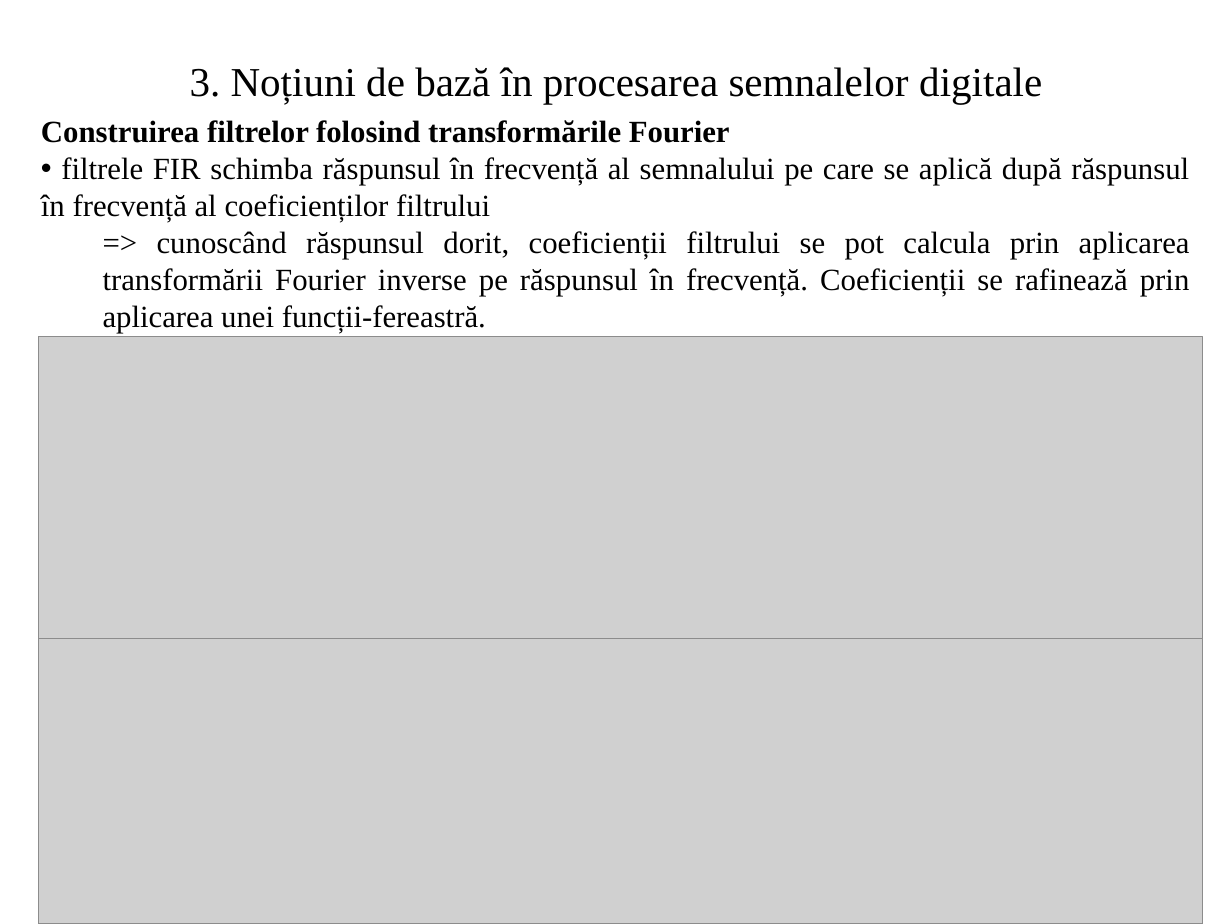
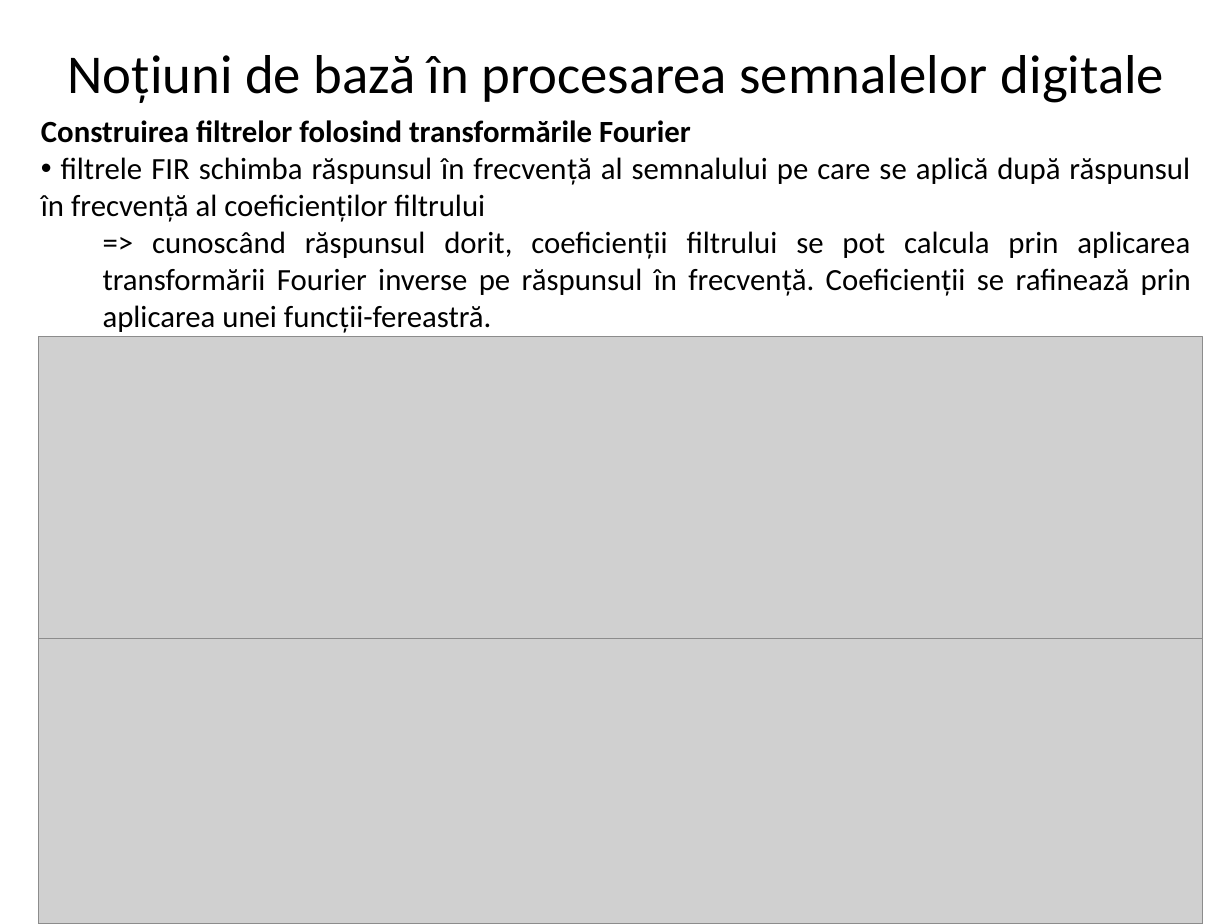
Before and after one commit to DrimbaAlexandru/Discuri, a slide deck: slide 8 of docs/Prezentare.pptx. Drawn at 1232x924 pixels with LibreOffice and Linux fonts; fonts in the diff are those of the drawing; grey boxes stand for pictures. Boxes give left, top, right and bottom in pixels: in the first picture for what was removed or moved away, otherwise in the second. Text is boxed around its words. In the diff, an @@ line names an element or a change of style, - is before the commit and + after.

```diff
--- a/docs/Prezentare.pptx
+++ b/docs/Prezentare.pptx
@@ text at [67, 55, 1164, 103]: text changed; size 24 to 32 pt; font Times New Roman to Calibri @@
-3. Noțiuni de bază în procesarea semnalelor digitale
+Noțiuni de bază în procesarea semnalelor digitale
@@ text "Construirea filtrelor folosind transformările Fourier" at [41, 120, 1191, 333]: font Times New Roman to Calibri @@
```
Also in this commit, not shown: 6 other slides changed, 6 slides added, 1 slide removed.
